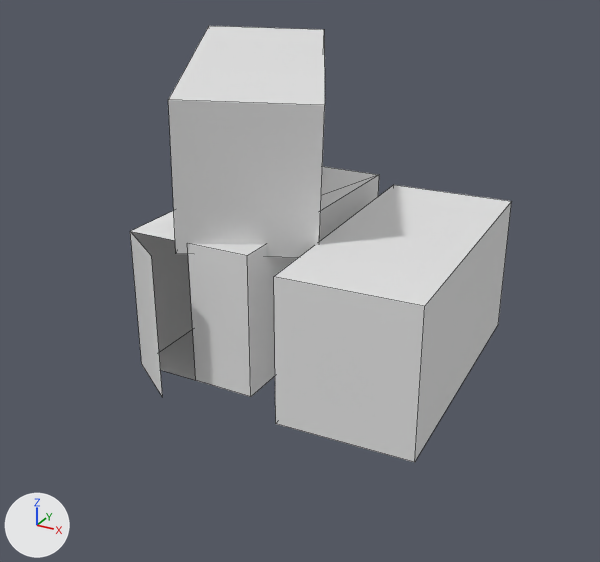
What one commit did to the OBJ model assets/models/supply.obj.
One viewpoint serves both versions: a 50 mm camera at (1.66, -3.27, 1.99) aimed at (-0.05, -0.16, 0.43). The axes (+X, +Y, +Z) are drawn at lower left. The lights are the same throughout. Mesh edges are drawn as thin lines. Materials are left out; every surface is plain grey. Where no turn or scale is listed for an object, it has been applied to the vertices.

Script lines for the objects in view, before the commit:
```python
me_supply = bpy.data.meshes.new('supply')
me_supply.from_pydata(...)  # 28 vertices, 23 faces; spans x -1.05..0.74, y -0.74..0.91, z 0.01..1.45
# faces by material slot: [18, 5]
me_supply.materials.append(mat_mat_5)
me_supply.materials.append(mat_team)
ob_supply = bpy.data.objects.new('supply', me_supply)
ob_supply.location = (0.0, 0.0, 0.0)
```
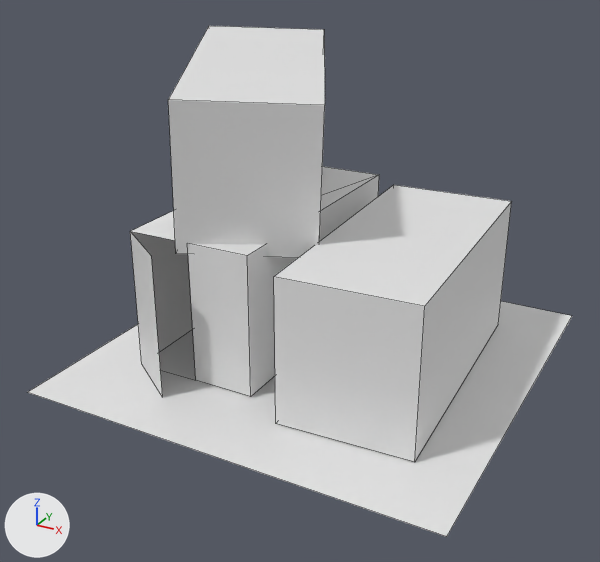
Scene script edits in JSON lines:
```json
{"block": "me_supply", "where": "me_supply.from_pydata(...)  # 28 vertices, 23 faces; spans x -1.05..0.74, y -0.74..0.91, z 0.01..1.45"}
{"block": "me_supply", "where": "# used by ob_supply; location = (0.0, 0.0, 0.0)"}
{"block": "me_supply", "where": "# verts and faces of me_supply; kept vertices keep their numbers, new ones are numbered from 28"}
{"block": "me_supply", "change": "me_supply part 1"}
{"op": "add", "block": "me_supply", "code": "verts[28] = (1.0, -1.0, 0.01)  # pixel (446, 536)"}
{"op": "add", "block": "me_supply", "code": "verts[29] = (-1.0, -1.0, 0.01)  # pixel (27, 392)"}
{"op": "add", "block": "me_supply", "code": "verts[30] = (1.0, 1.0, 0.0)  # pixel (572, 315)"}
{"op": "add", "block": "me_supply", "code": "verts[31] = (-1.0, 1.0, 0.0)"}
{"op": "add", "block": "me_supply", "code": "faces += [(28, 30, 31, 29)]"}
```

Location of each change, [x1, y1, x2, y2] in pixels of the pictures (600 x 562 px):
```json
{"object": "supply", "change": "reshaped", "before": [130, 26, 511, 462], "after": [28, 26, 572, 537], "on screen": "43% wider, 17% taller"}
{"part": 1, "of": "me_supply", "change": "added", "after": [28, 301, 572, 537]}
```
